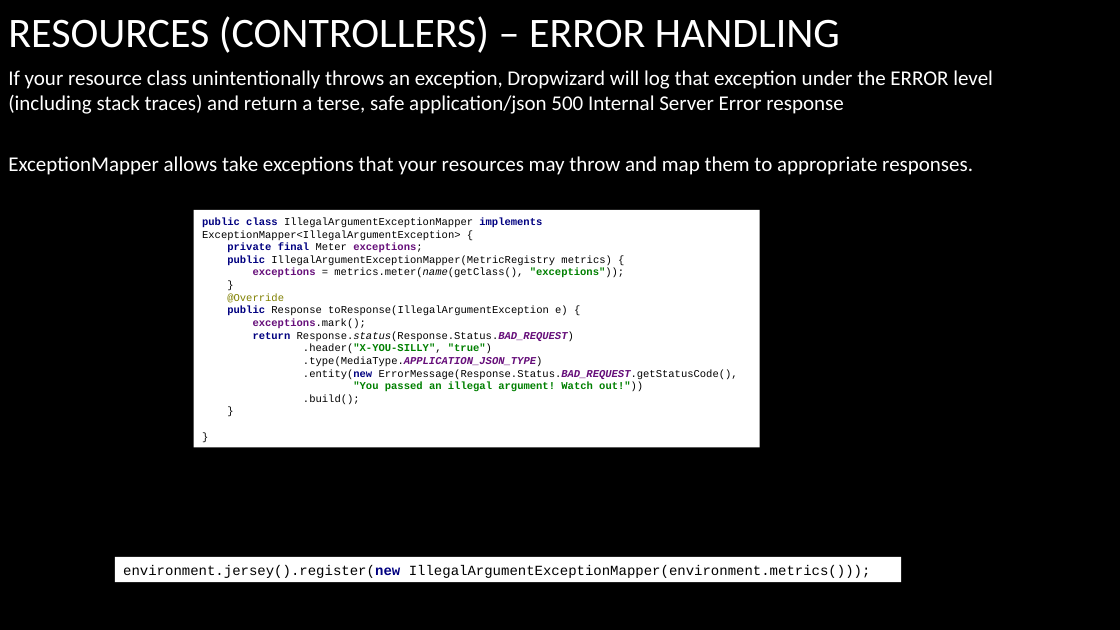
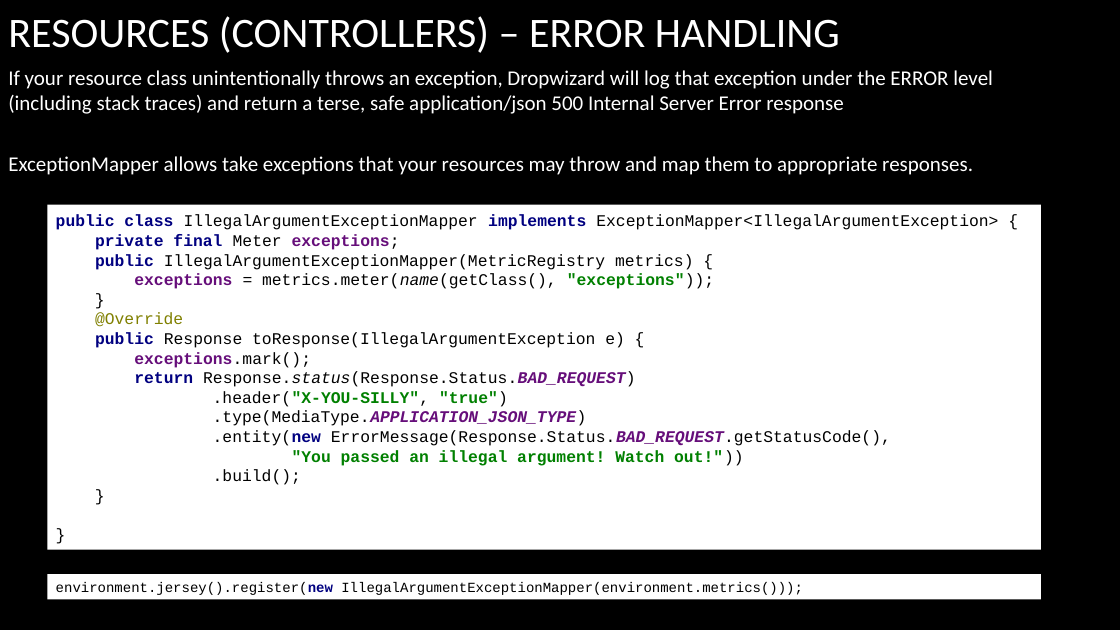
Before and after one commit to arenat/wiza_1, a slide deck: slide 24 of wiza.pptx (slide 22 before the commit). Drawn at 1120x630 pixels with LibreOffice and Linux fonts; fonts in the diff are those of the drawing; background and template pictures are left out. Boxes give left, top, right and bottom in pixels: in the first picture for what was removed or moved away, otherwise in the second. Text is boxed around its words. In the diff, an @@ line names an element or a change of style, - is before the commit and + after.

```diff
--- a/wiza.pptx
+++ b/wiza.pptx
@@ rectangle "public class IllegalArgumentExceptionMapper implements Excep ...": place and size @@
-rectangle "public class IllegalArgumentExceptionMapper implements Excep ..." at <box>194,210,760,448</box>
+rectangle "public class IllegalArgumentExceptionMapper implements Excep ..." at <box>47,205,1041,550</box>
@@ rectangle "public class IllegalArgumentExceptionMapper implements Excep ..." at <box>47,205,1041,550</box>: size 9 to 14 pt @@
@@ rectangle "environment.jersey().register(new IllegalArgumentExceptionMa ...": place and size @@
-rectangle "environment.jersey().register(new IllegalArgumentExceptionMa ..." at <box>115,557,902,582</box>
+rectangle "environment.jersey().register(new IllegalArgumentExceptionMa ..." at <box>47,574,1041,599</box>
```
Also in this commit, not shown: 10 other slides changed, 7 slides added, 2 other files.
